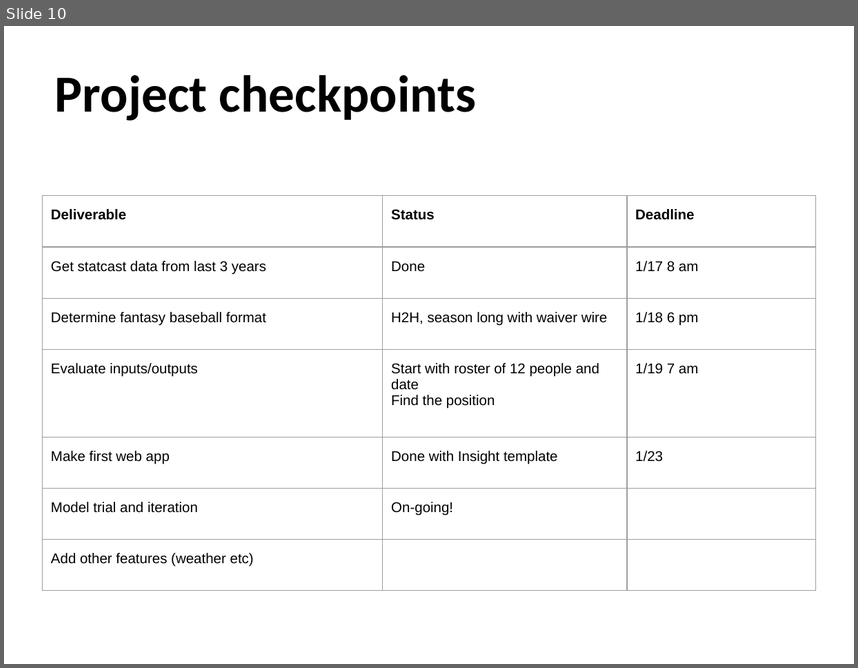
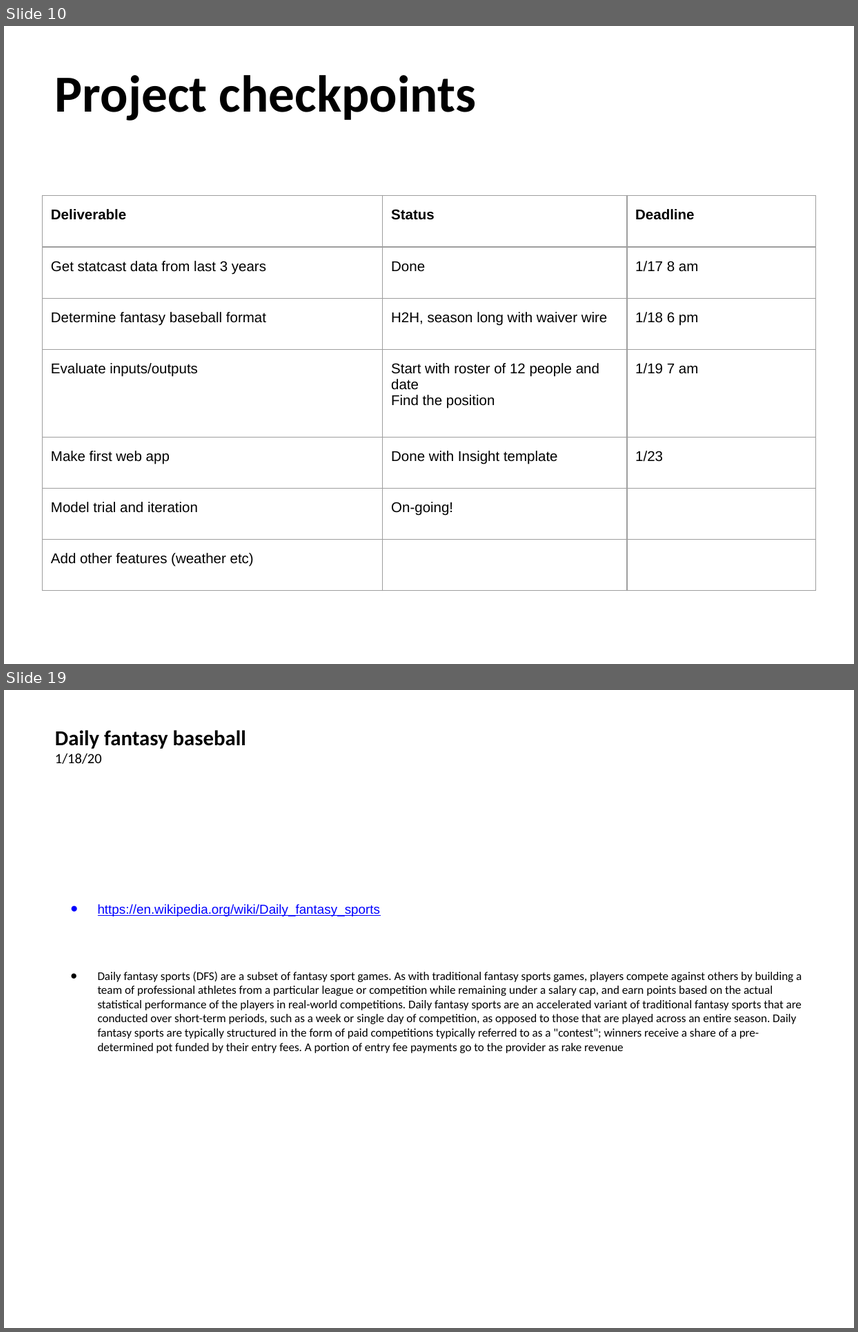
Before and after one commit to benslack19/baseball_player_selector, a slide deck: insight_baseball_notes/BL_baseball_notes.pptx. Shown one above the other, each under a label of ours: slide 10 before the commit, slides 10 and 19 after it; the slides between them are not shown. The pictures are 858x668 and 858x1332 pixels, drawn with LibreOffice and Linux fonts; fonts in the diff are those of the drawing. Boxes give left, top, right and bottom in pixels: in the first picture for what was removed or moved away, otherwise in the second. Text is boxed around its words. In the diff, an @@ line names an element or a change of style, - is before the commit and + after.

```diff
--- a/insight_baseball_notes/BL_baseball_notes.pptx
+++ b/insight_baseball_notes/BL_baseball_notes.pptx
@@ slide 19 added at box(4, 690, 854, 1328), background #FFFFFF @@
@@ title added at box(55, 730, 246, 764), 18 pt, text #000000, bold @@
+Daily fantasy baseball
+1/18/20
@@ text added at box(98, 904, 802, 1053), 10 pt, text #000000 @@
+● https://en.wikipedia.org/wiki/Daily_fantasy_sports
+● Daily fantasy sports (DFS) are a subset of fantasy sport games. As with traditional fantasy sports games, players compete against others by building a team of professional athletes from a particular league or competition while remaining under a salary cap, and earn points based on the actual statistical performance of the players in real-world competitions. Daily fantasy sports are an accelerated variant of traditional fantasy sports that are conducted over short-term periods, such as a week or single day of competition, as opposed to those that are played across an entire season. Daily fantasy sports are typically structured in the form of paid competitions typically referred to as a "contest"; winners receive a share of a pre-determined pot funded by their entry fees. A portion of entry fee payments go to the provider as rake revenue
```
Also in this commit, not shown: 6 slides changed, 23 other slides added, 2 slides removed, 2 other files.
